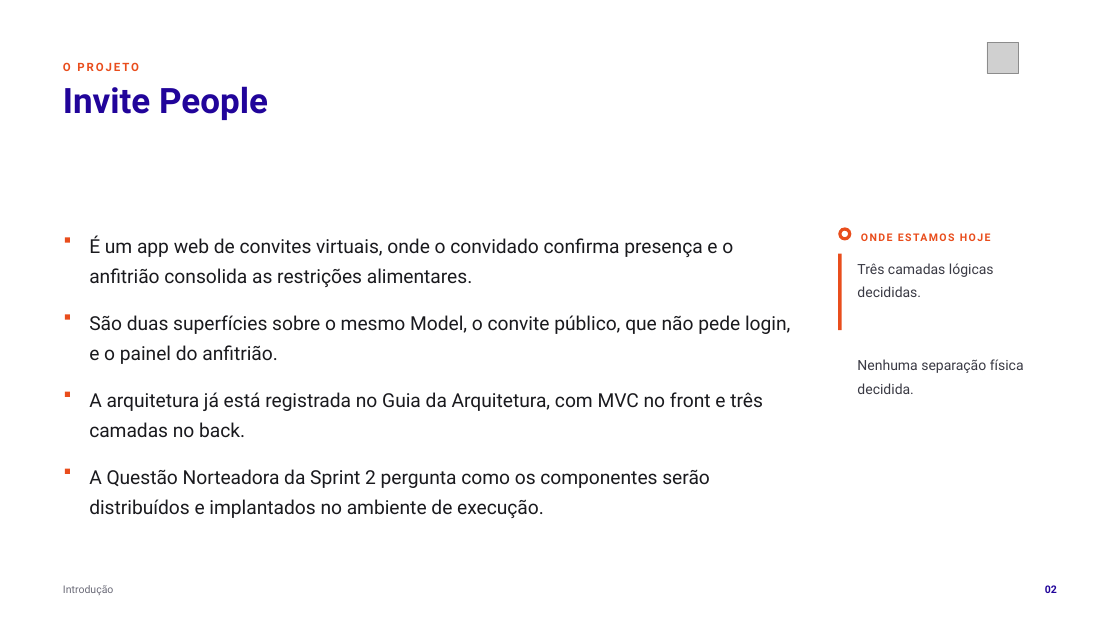
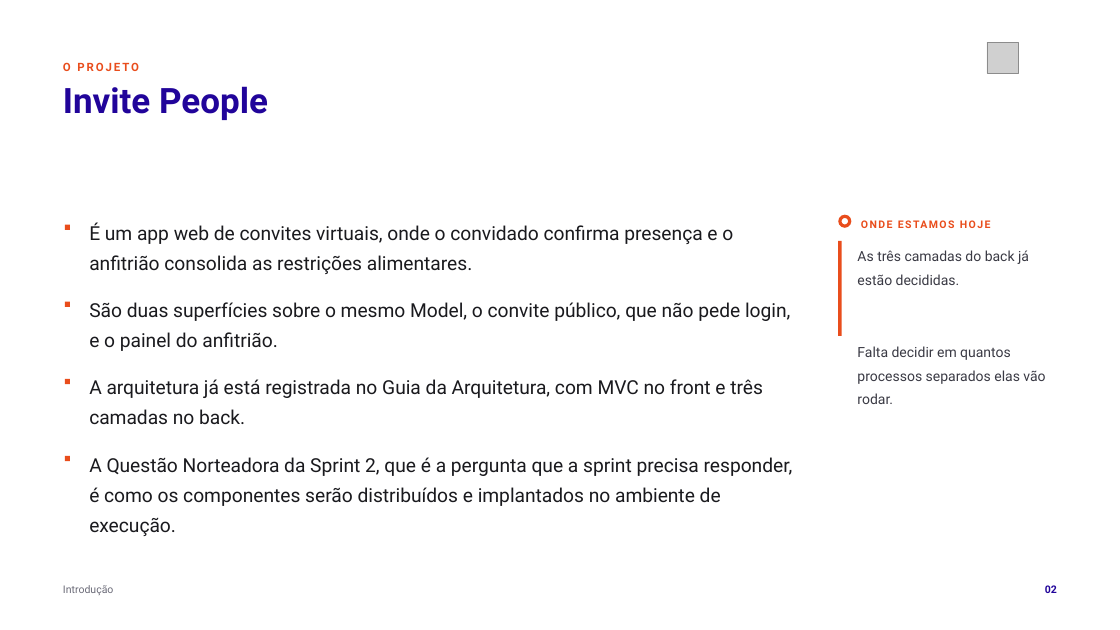
Before and after one commit to tcpassos/invite-app, a slide deck: slide 2 of trabalhos/T1-Docker-Invite-People.pptx. Drawn at 1120x630 pixels with LibreOffice and Linux fonts; fonts in the diff are those of the drawing; grey boxes stand for pictures. Boxes give left, top, right and bottom in pixels: in the first picture for what was removed or moved away, otherwise in the second. Text is boxed around its words. In the diff, an @@ line names an element or a change of style, - is before the commit and + after.

Commit message:
docs: reescreve a nota do slide 2 sem termos que so aparecem no bloco 02

```diff
--- a/trabalhos/T1-Docker-Invite-People.pptx
+++ b/trabalhos/T1-Docker-Invite-People.pptx
@@ 3 rectangles, 2 texts, 1 donut: place and size @@
-3 rectangles, 2 texts, 1 donut at [65,228,1057,474]
+3 rectangles, 2 texts, 1 donut at [65,215,1057,461]
@@ rectangle: place and size @@
-rectangle at [839,254,842,330]
+rectangle at [839,241,842,336]
@@ text at [857,250,1045,384]: text changed @@
-Três camadas lógicas decididas.
-Nenhuma separação física decidida.
+As três camadas do back já estão decididas.
+Falta decidir em quantos processos separados elas vão rodar.
@@ 2 texts, 1 rectangle: place and size @@
-2 texts, 1 rectangle at [65,314,790,437]
+2 texts, 1 rectangle at [65,302,790,424]
@@ text at [89,457,793,536]: text changed @@
-A Questão Norteadora da Sprint 2 pergunta como os componentes serão distribuídos e implantados no ambiente de execução.
+A Questão Norteadora da Sprint 2, que é a pergunta que a sprint precisa responder, é como os componentes serão distribuídos e implantados no ambiente de execução.
```
Also in this commit, not shown: 4 other files.
